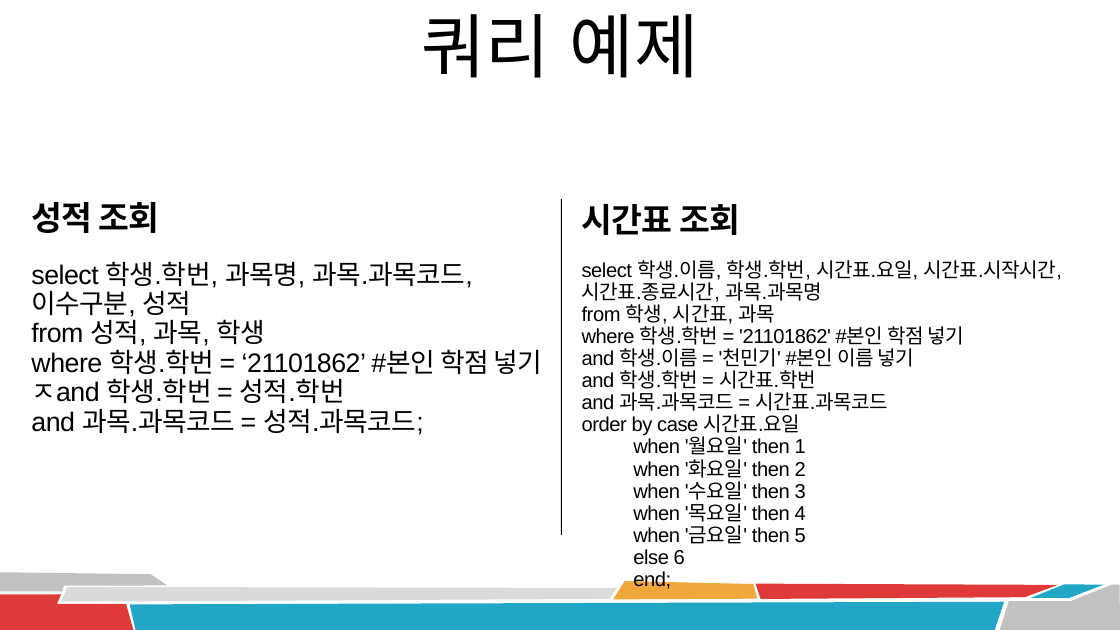
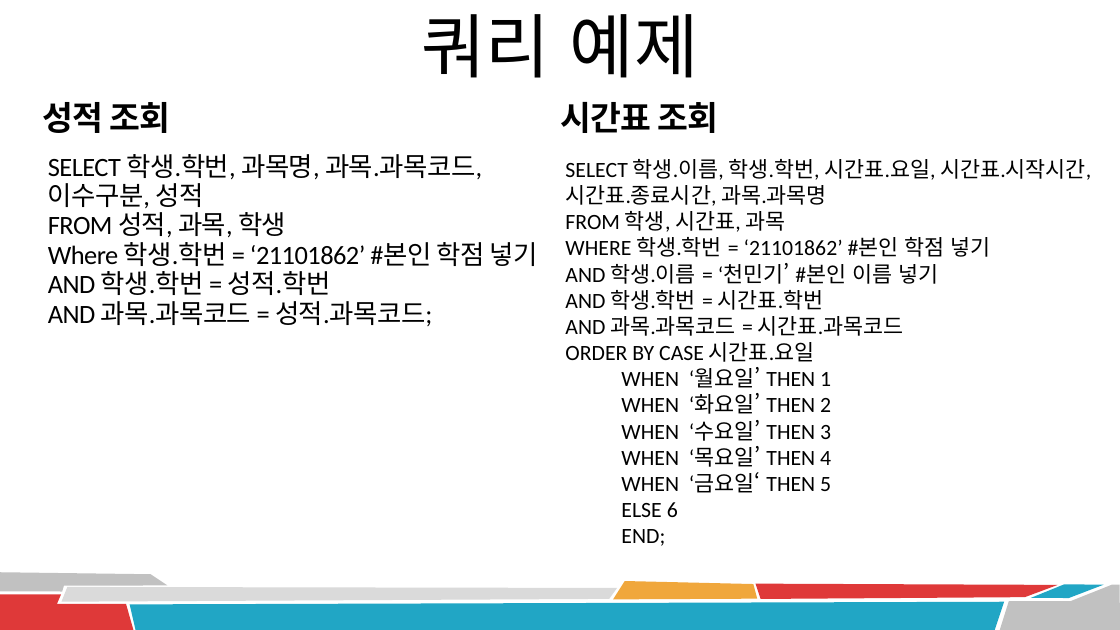
Before and after one commit to minki0807/REVERSE-DB, a slide deck: slide 4 of 발표 자료/REVERSE 발표 초안.pptx. Drawn at 1120x630 pixels with LibreOffice and Linux fonts; fonts in the diff are those of the drawing. Boxes give left, top, right and bottom in pixels: in the first picture for what was removed or moved away, otherwise in the second. Text is boxed around its words. In the diff, an @@ line names an element or a change of style, - is before the commit and + after.

```diff
--- a/발표 자료/REVERSE 발표 초안.pptx
+++ b/발표 자료/REVERSE 발표 초안.pptx
@@ text "성적 조회": place and size @@
-text "성적 조회" at bbox=[31, 202, 160, 233]
+text "성적 조회" at bbox=[42, 102, 171, 133]
@@ text "시간표 조회": place and size @@
-text "시간표 조회" at bbox=[582, 204, 740, 235]
+text "시간표 조회" at bbox=[560, 102, 718, 133]
@@ text at bbox=[48, 154, 537, 326]: text changed; size 34.4 to 34 pt; font Arial to Calibri @@
-select 학생.학번, 과목명, 과목.과목코드, 이수구분, 성적
-from 성적, 과목, 학생
-where 학생.학번 = ‘21101862’ #본인 학점 넣기
-ㅈand 학생.학번 = 성적.학번
-and 과목.과목코드 = 성적.과목코드;
+SELECT 학생.학번, 과목명, 과목.과목코드, 이수구분, 성적
+FROM 성적, 과목, 학생
+Where 학생.학번 = ‘21101862’ #본인 학점 넣기
+AND 학생.학번 = 성적.학번
+AND 과목.과목코드 = 성적.과목코드;
@@ text at bbox=[565, 159, 1091, 546]: text changed; size 25.8 to 28 pt; font Arial to Calibri @@
-select 학생.이름, 학생.학번, 시간표.요일, 시간표.시작시간, 시간표.종료시간, 과목.과목명
-from 학생, 시간표, 과목
-where 학생.학번 = '21101862' #본인 학점 넣기
-and 학생.이름 = '천민기' #본인 이름 넣기
-and 학생.학번 = 시간표.학번
-and 과목.과목코드 = 시간표.과목코드
-order by case 시간표.요일
-when '월요일' then 1
-when '화요일' then 2
-when '수요일' then 3
-when '목요일' then 4
-when '금요일' then 5
-else 6
-end;
+SELECT 학생.이름, 학생.학번, 시간표.요일, 시간표.시작시간, 시간표.종료시간, 과목.과목명
+FROM 학생, 시간표, 과목
+WHERE 학생.학번 = ‘21101862’ #본인 학점 넣기
+AND 학생.이름 = ‘천민기’ #본인 이름 넣기
+AND 학생.학번 = 시간표.학번
+AND 과목.과목코드 = 시간표.과목코드
+ORDER BY CASE 시간표.요일
+WHEN ‘월요일’ THEN 1
+WHEN ‘화요일’ THEN 2
+WHEN ‘수요일’ THEN 3
+WHEN ‘목요일’ THEN 4
+WHEN ‘금요일‘ THEN 5
+ELSE 6
+END;
@@ line removed from (561, 535) to (561, 199) @@
```
Also in this commit, not shown: 2 other slides changed, 3 other files.
